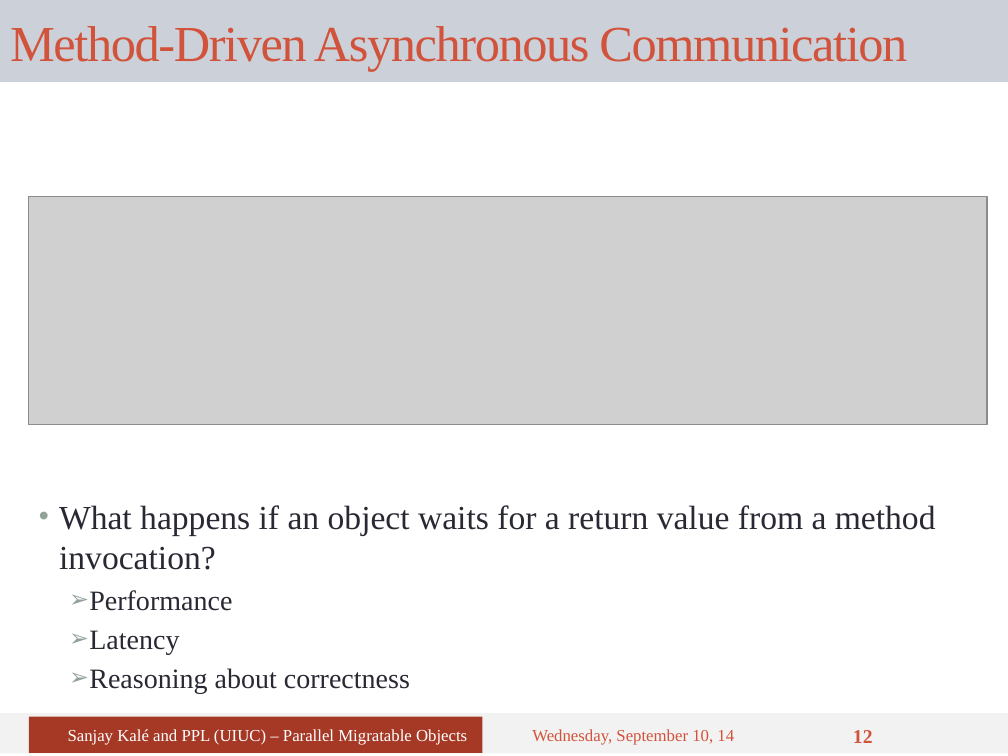
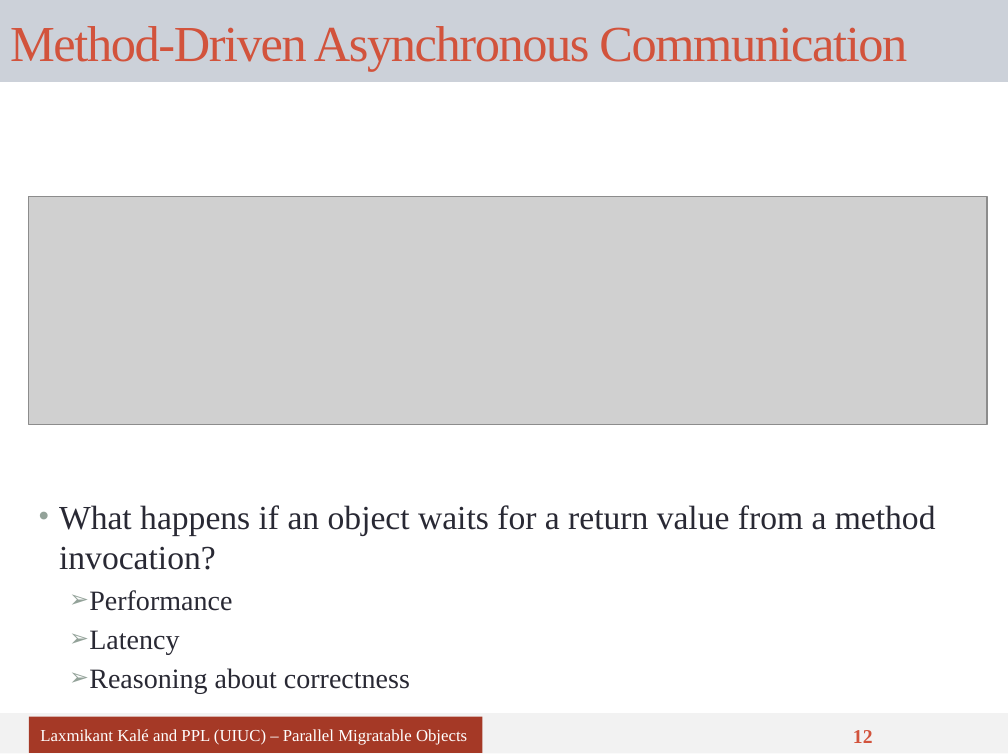
Before and after one commit to UIUC-PPL/charm_tutorial, a slide deck: slide 12 of tutorial-01-intro.pptx. Drawn at 1008x756 pixels with LibreOffice and Linux fonts; fonts in the diff are those of the drawing; grey boxes stand for pictures. Boxes give left, top, right and bottom in pixels: in the first picture for what was removed or moved away, otherwise in the second. Text is boxed around its words. In the diff, an @@ line names an element or a change of style, - is before the commit and + after.

```diff
--- a/tutorial-01-intro.pptx
+++ b/tutorial-01-intro.pptx
@@ text in rectangle at [40, 729, 467, 745]: text changed @@
-Sanjay Kalé and PPL (UIUC) – Parallel Migratable Objects
+Laxmikant Kalé and PPL (UIUC) – Parallel Migratable Objects
@@ text removed at [532, 729, 734, 745] @@
-Wednesday, September 10, 14
```
Also in this commit, not shown: 22 other slides changed, 1 other file.
